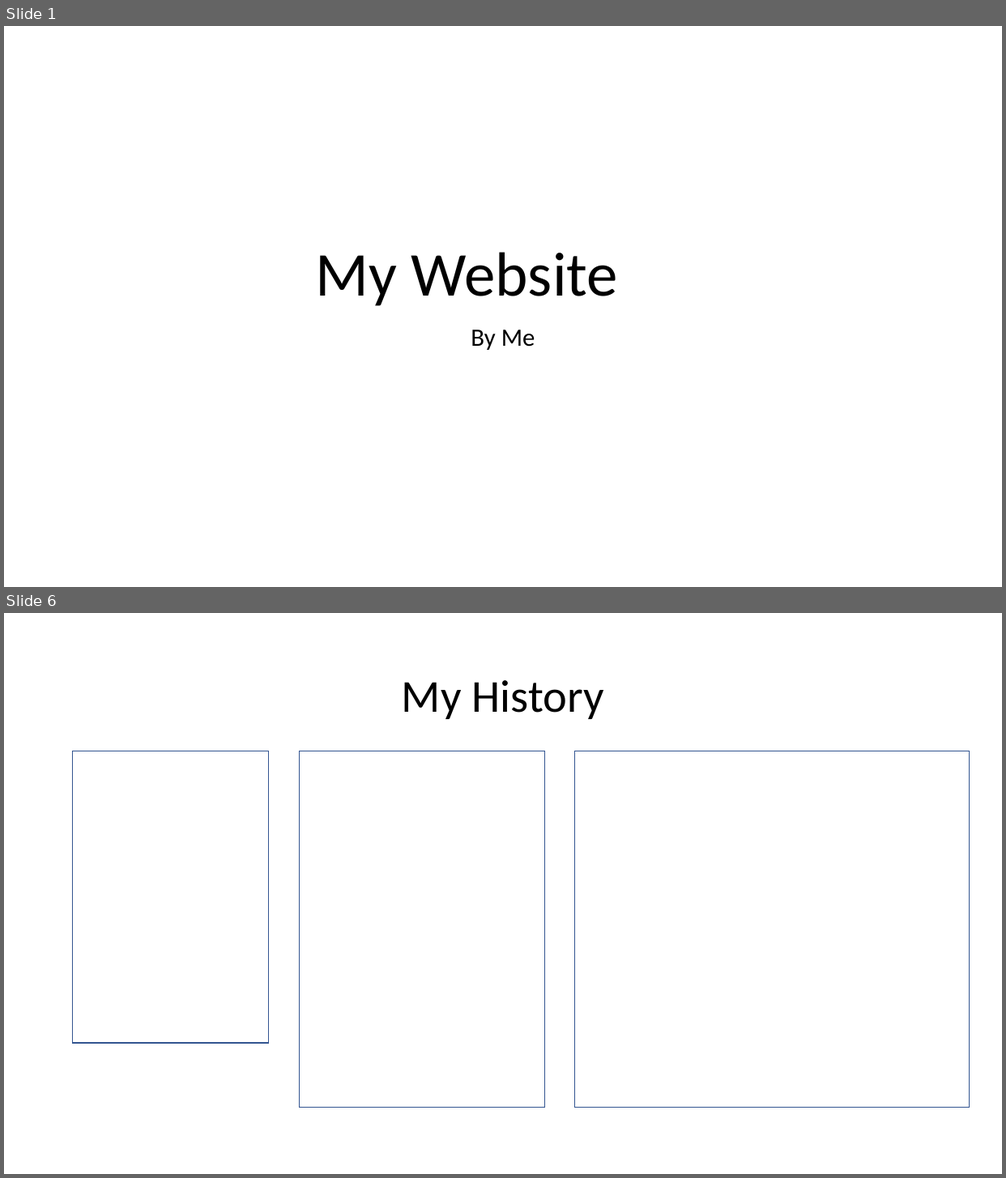
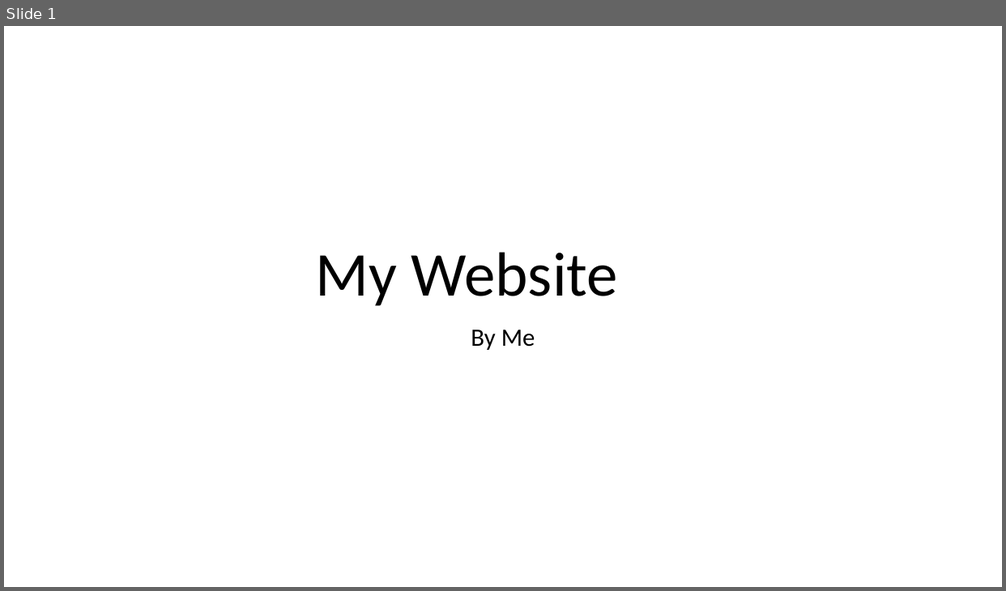
Before and after one commit to NekoUnborn/AndrewDuggan_T1A2, a slide deck: AndrewDuggan_T1A2_Pres.pptx. Shown one above the other, each under a label of ours: slides 1 and 6 before the commit, slide 1 after it; the slides between them are not shown. The pictures are 1006x1178 and 1006x591 pixels, drawn with LibreOffice and Linux fonts; fonts in the diff are those of the drawing. Boxes give left, top, right and bottom in pixels: in the first picture for what was removed or moved away, otherwise in the second. Text is boxed around its words. In the diff, an @@ line names an element or a change of style, - is before the commit and + after.

```diff
--- a/AndrewDuggan_T1A2_Pres.pptx
+++ b/AndrewDuggan_T1A2_Pres.pptx
@@ slide 6 removed at (4,613,1002,1174), background #FFFFFF @@
@@ title removed at (402,680,603,719) @@
-My History
@@ rectangle removed at (73,752,269,1043) @@
@@ rectangle removed at (299,752,544,1108) @@
@@ rectangle removed at (575,752,970,1108) @@
```
Also in this commit, not shown: 7 slides changed, 3 other files.
